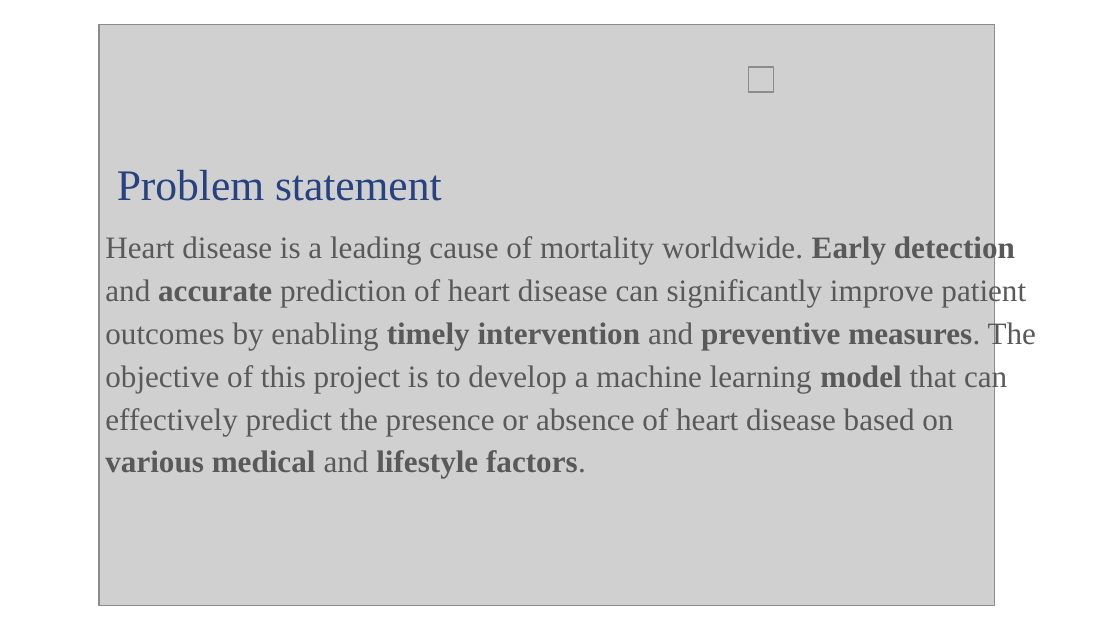
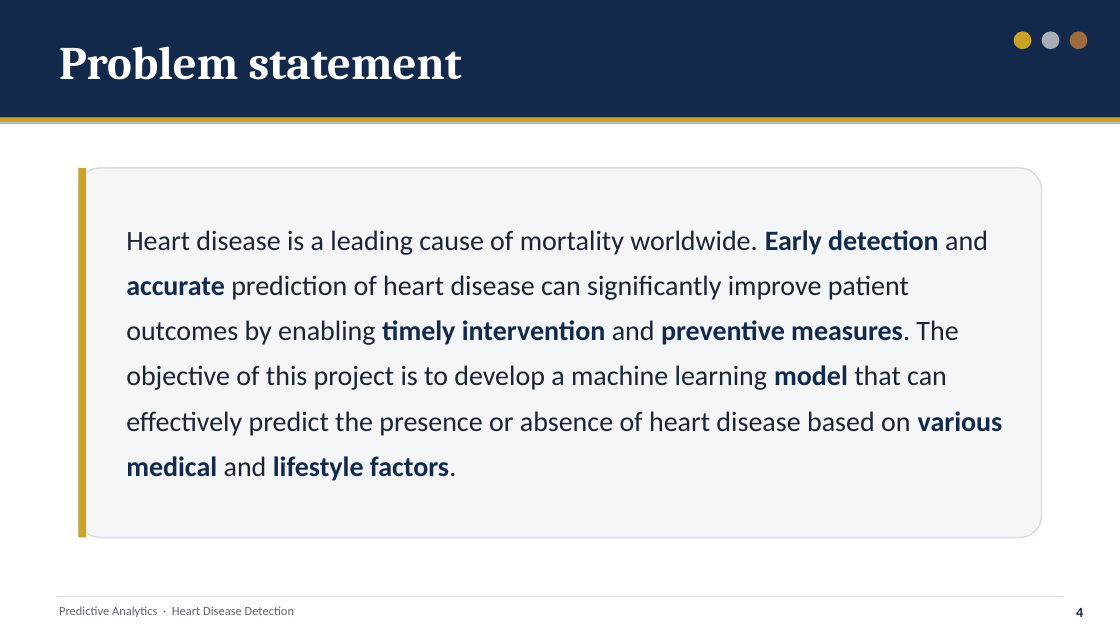
Before and after one commit to limkiankok88/Heart_disease_detection, a slide deck: slide 4 of 1. Document/1. Capstone - CTO.pptx. Drawn at 1120x630 pixels with LibreOffice and Linux fonts; fonts in the diff are those of the drawing; grey boxes stand for pictures. Boxes give left, top, right and bottom in pixels: in the first picture for what was removed or moved away, otherwise in the second. Text is boxed around its words. In the diff, an @@ line names an element or a change of style, - is before the commit and + after.

```diff
--- a/1. Document/1. Capstone - CTO.pptx
+++ b/1. Document/1. Capstone - CTO.pptx
@@ rectangle added at (0, 0, 1120, 118), fill #13294B @@
@@ text "Problem statement": place and size @@
-text "Problem statement" at (117, 170, 442, 201)
+text "Problem statement" at (59, 46, 462, 80)
@@ text "Problem statement" at (59, 46, 462, 80): size 28 to 30 pt, font Times New Roman to Cambria, text colour #264280 to #FFFFFF, bold on; more space between paragraphs; vertical alignment top to middle @@
@@ picture removed at (99, 25, 995, 606) @@
@@ ellipse added at (1014, 31, 1032, 49), fill #C9A227 @@
@@ ellipse added at (1042, 31, 1060, 49), fill #A8ADB8 @@
@@ ellipse added at (1070, 31, 1088, 49), fill #9C6B3F @@
@@ picture removed at (748, 67, 773, 92) @@
@@ rectangle added at (0, 118, 1120, 122), fill #C9A227 @@
@@ rectangle added at (0, 122, 1120, 123), fill #A8ADB8 @@
@@ rounded rectangle added at (78, 168, 1042, 538), fill #F4F5F7, outline #D8DCE3 1 pt @@
@@ rectangle added at (78, 168, 86, 538), fill #C9A227 @@
@@ text "Heart disease is a leading ...": place and size @@
-text "Heart disease is a leading ..." at (105, 234, 1036, 478)
+text "Heart disease is a leading ..." at (126, 230, 1003, 481)
@@ text "Heart disease is a leading ..." at (126, 230, 1003, 481): size 20 to 18 pt, font Times New Roman to Calibri; text colour #595959 to #1A2433 in "Heart disease is a leading cause of ..."; text colour #595959 to #13294B in "Early detection accurate timely intervention preventive meas ..."; indent changed; line spacing 1.15 to 1.35; more space between paragraphs; vertical alignment middle to top @@
@@ rectangle added at (56, 596, 1064, 597), fill #D8DCE3 @@
@@ text added at (59, 606, 294, 617), 8 pt, text #5A6478 @@
+Predictive Analytics · Heart Disease Detection
@@ text added at (1076, 608, 1083, 617), 9 pt, text #13294B, bold @@
+4
```
Also in this commit, not shown: 15 other slides changed.
